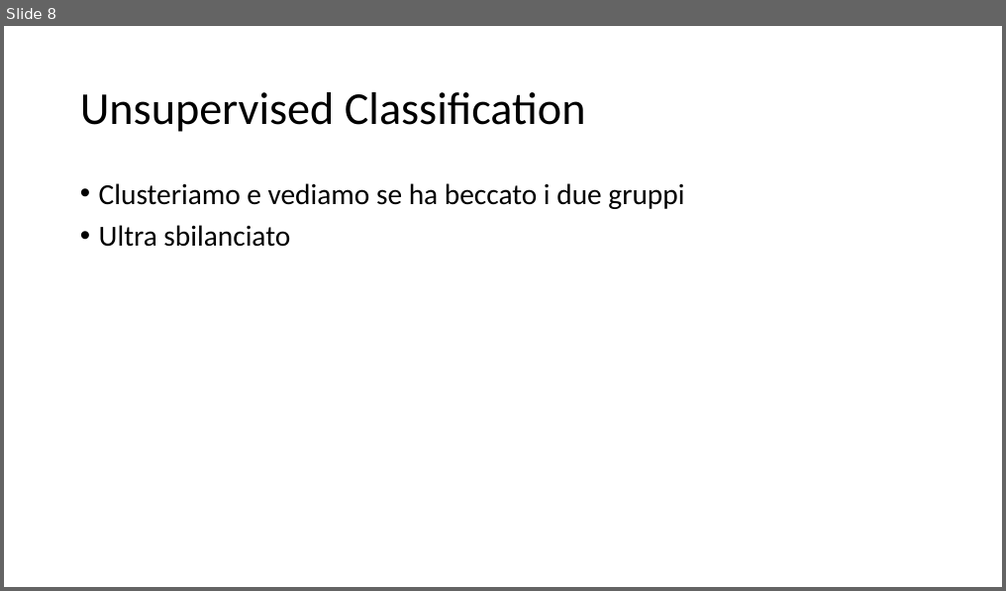
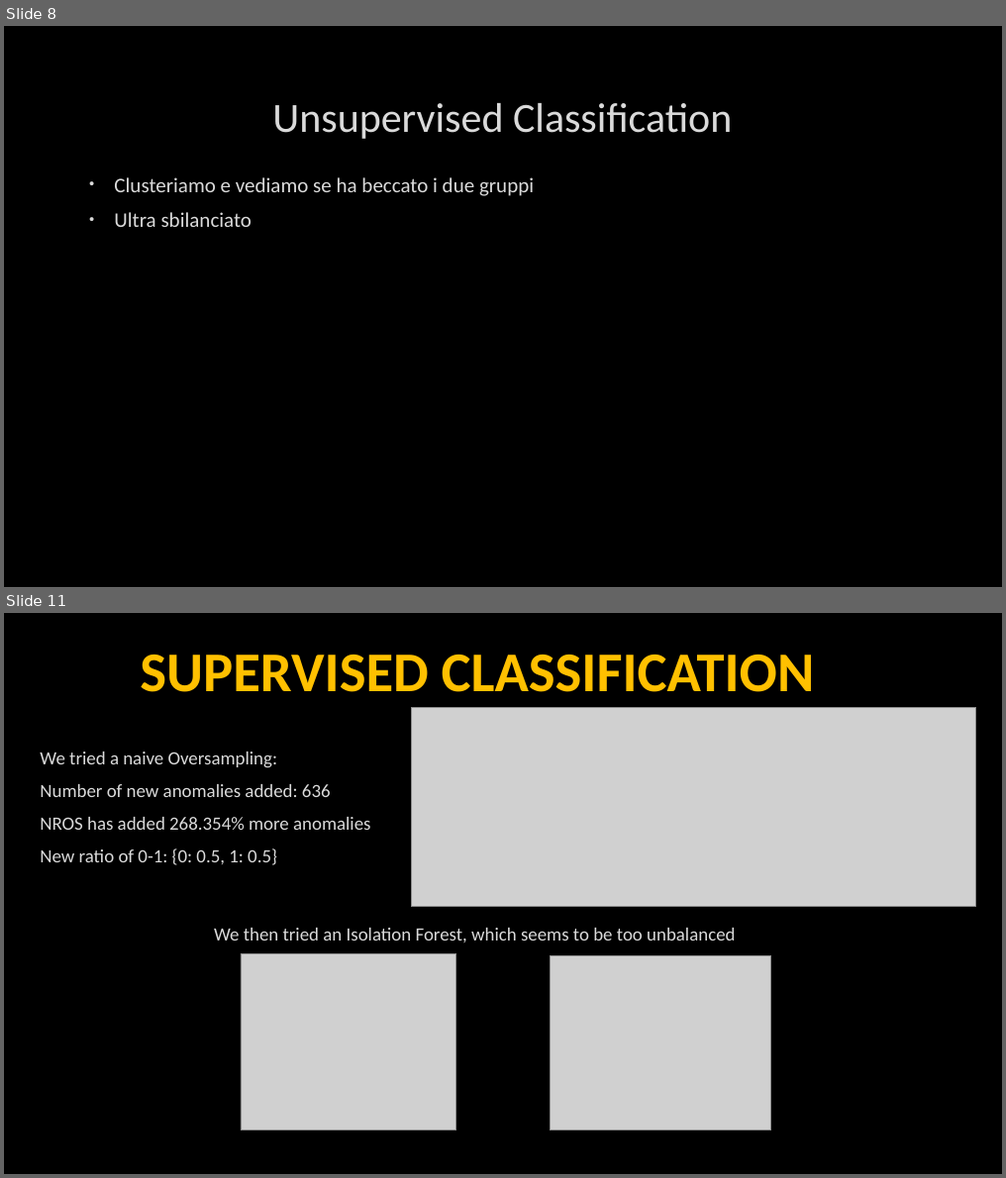
Before and after one commit to jstringara/Fintech, a slide deck: BC3/G/Bozza.pptx. Shown one above the other, each under a label of ours: slide 8 before the commit, slides 8 and 11 after it; the slides between them are not shown. The pictures are 1006x591 and 1006x1178 pixels, drawn with LibreOffice and Linux fonts; fonts in the diff are those of the drawing; grey boxes stand for pictures; background and template pictures are left out. Boxes give left, top, right and bottom in pixels: in the first picture for what was removed or moved away, otherwise in the second. Text is boxed around its words. In the diff, an @@ line names an element or a change of style, - is before the commit and + after.

```diff
--- a/BC3/G/Bozza.pptx
+++ b/BC3/G/Bozza.pptx
@@ slide 11 added at (4,613,1002,1174), background picture (left out) @@
@@ title added at (140,655,815,692), 54 pt, text #FFC000, bold @@
+SUPERVISED CLASSIFICATION
@@ picture added at (411,707,976,907) @@
@@ text added at (40,752,370,865), 18 pt, text #DADADA @@
+We tried a naive Oversampling:
+Number of new anomalies added: 636
+NROS has added 268.354% more anomalies
+New ratio of 0-1: {0: 0.5, 1: 0.5}
@@ text added at (214,928,735,943), 18 pt, text #DADADA @@
+We then tried an Isolation Forest, which seems to be too unbalanced
@@ picture added at (241,954,456,1131) @@
@@ picture added at (549,956,771,1131) @@
@@ slide 8 changed as well @@
@@ background #FFFFFF to picture (left out) @@
@@ title "Unsupervised Classification": place and size @@
-title "Unsupervised Classification" at (80,92,586,132)
+title "Unsupervised Classification" at (272,103,732,139)
@@ title "Unsupervised Classification" at (272,103,732,139): size 44 to 40 pt, text colour #000000 to #DADADA, letter outline none to #404040 0.75 pt; alignment left to centre; line spacing 0.9 to 1 @@
@@ text "Clusteriamo e vediamo se ha ...": place and size @@
-text "Clusteriamo e vediamo se ha ..." at (99,183,684,247)
+text "Clusteriamo e vediamo se ha ..." at (114,177,534,227)
@@ text "Clusteriamo e vediamo se ha ..." at (114,177,534,227): size 28 to 20 pt, text colour #000000 to #DADADA, letter outline none to #404040 0.75 pt; indent changed; line spacing 0.9 to 1 @@
```
Also in this commit, not shown: 9 other slides changed, 3 other slides added, 3 slides removed, 3 other files.
